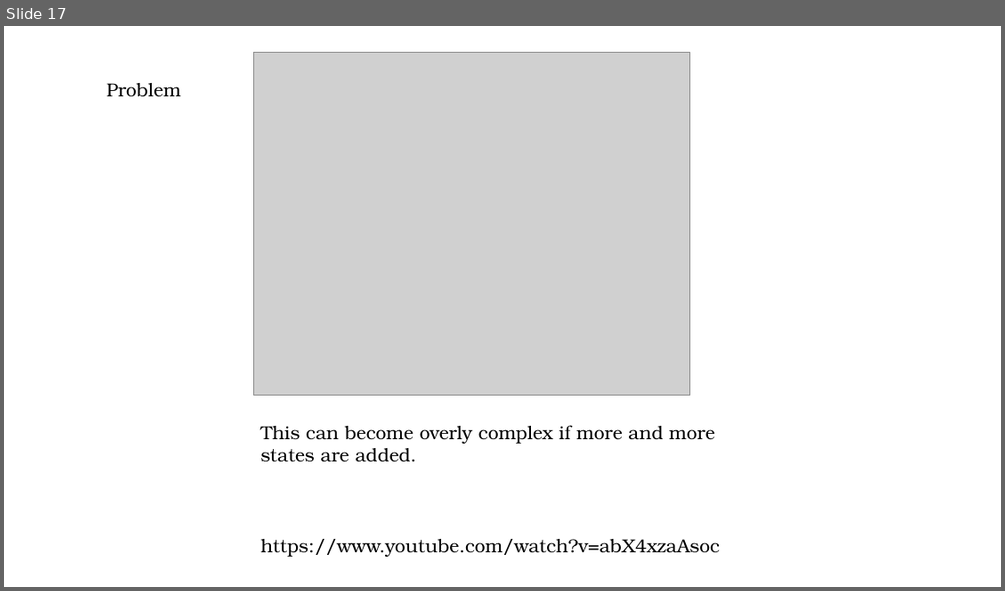
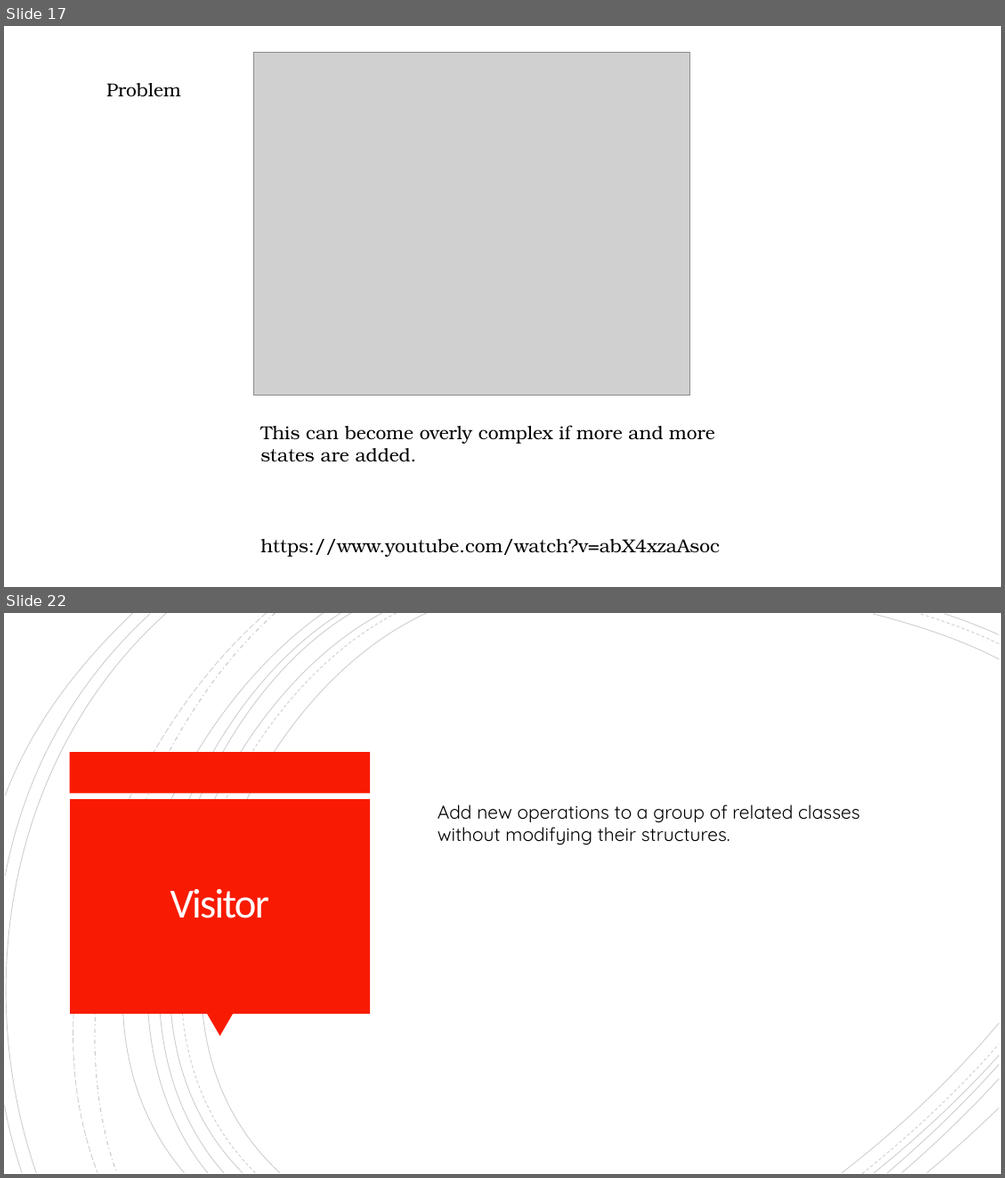
Before and after one commit to TeamOsprey/BytesAndBites, a slide deck: Slides/BytesAndBites - Design Patterns - Behavioural.pptx. Shown one above the other, each under a label of ours: slide 17 before the commit, slides 17 and 22 after it; the slides between them are not shown. The pictures are 1005x591 and 1005x1178 pixels, drawn with LibreOffice and Linux fonts; fonts in the diff are those of the drawing; grey boxes stand for pictures. Boxes give left, top, right and bottom in pixels: in the first picture for what was removed or moved away, otherwise in the second. Text is boxed around its words. In the diff, an @@ line names an element or a change of style, - is before the commit and + after.

```diff
--- a/Slides/BytesAndBites - Design Patterns - Behavioural.pptx
+++ b/Slides/BytesAndBites - Design Patterns - Behavioural.pptx
@@ slide 22 added at [4,613,1001,1174], background #FFFFFF @@
@@ group added at [4,613,999,1174]: 21 freeform shapes @@
@@ rectangle added at [70,752,371,793], fill #F81B02 @@
@@ rectangle added at [70,799,370,1013], fill #F81B02 @@
@@ text added at [437,804,859,845], 18 pt, text #000000 @@
+Add new operations to a group of related classes without modifying their structures.
@@ title added at [170,889,270,918], 40 pt, text #FFFEFF @@
+Visitor
@@ triangle added at [207,1013,233,1037], fill #F81B02 @@
```
Also in this commit, not shown: 6 other slides added.
